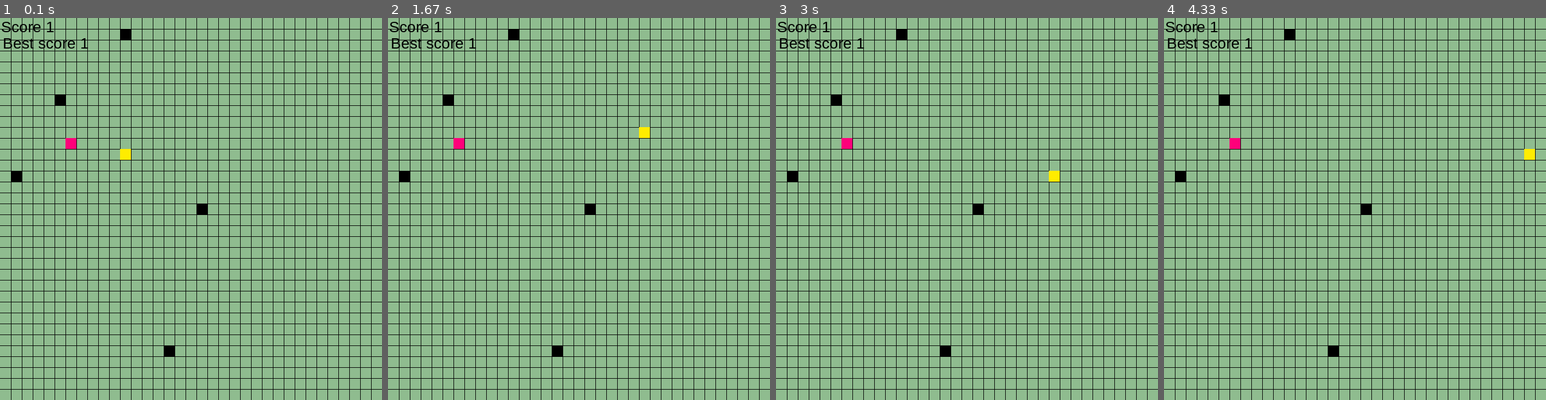
Above: before the commit, frames 1-4 (left to right).
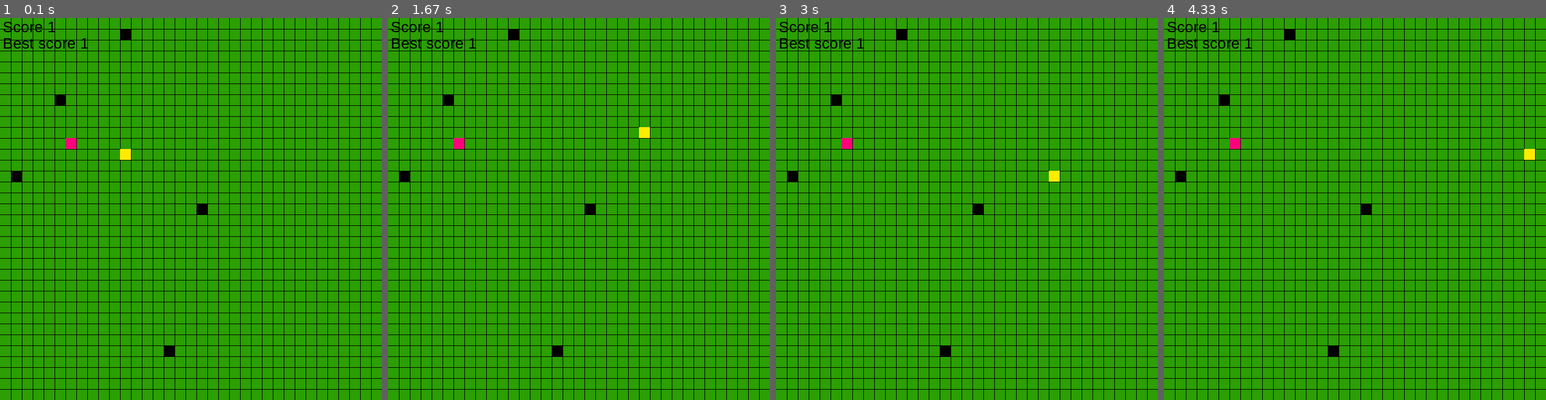
Above: after the commit, the same moments.

Repository: Lolretta/Proyecto_Snake
Game: pygame game, started from Snake.py
Two runs of this game, one before a commit and one after it. Both use one fixed random seed, a clock stepped at 60 frames per second and the inputs below.
Inputs:
- Up to frame 1 (0.1 s): no input
- Up to frame 2 (1.67 s): hold Right 0.33-0.8 s; hold Up 0.83-1.13 s; hold Right 1.17-1.63 s
- Up to frame 3 (3 s): hold Left 1.67-2.2 s; hold Down 2.23-2.53 s; hold Left 2.57-2.97 s
- Up to frame 4 (4.33 s): hold Up 3-3.37 s; hold Right 3.4-4.03 s; hold Down from 4.07 s (still down)

The runs differ from the first frame. In frame 1, 90% of the frame differs, in the area x 0-100%, y 0-100%; in frame 2, 90%; in frame 3, 90%; in frame 4, 90%.

Commit message:
commit on main

Diff:
--- a/Snake.py
+++ b/Snake.py
@@ -10,12 +10,9 @@
 PINK = (255, 0, 122)
 PURPLE = (100, 0, 255)
 YELLOW = (255, 236, 0)
-DSGREEN = (143, 188, 143)
-WHITE = (255,255,255)
+GREEN = (43, 159, 3)
 GRID_SIZE = 20
 
-main_image = pygame.image.load("InicioPagSnake.png")
-pause_image = pygame.image.load("Continuaroquitar.png")
 
 class Snake:
 
@@ -152,8 +149,6 @@
             self.best_score=self.length
         self.length=1
 
-
-
 def message(score):
     root=tk.Tk()
     root.withdraw()
@@ -164,9 +159,6 @@
         pass
 
 
-
-
-
 class Food:
 
     def __init__(self):
@@ -213,7 +205,7 @@
 
 
 def draw_grid(window):
-    window.fill(DSGREEN)
+    window.fill(GREEN)
     x = 0
     y = 0
 
@@ -223,18 +215,6 @@
 
         pygame.draw.line(window, BLACK, (x, 0), (x, WIDTH))
         pygame.draw.line(window, BLACK, (0, y), (HEIGHT, y))
-
-def start_menu(star, window):
-    window.blit(main_image, (0,0))
-    pygame.display.update()
-    for event in pygame.event.get():
-        if event.type == pygame.QUIT:
-            pygame.quit()
-            sys.exit()
-        elif event.type == pygame.KEYDOWN:
-            if event.key:
-                return False
-    return True
 
 def main():
 
@@ -249,8 +229,6 @@
 
     game_font = pygame.font.SysFont("Helvetica", 28)
 
-    start = True
-
     while True:
 
         clock.tick(12)
@@ -262,7 +240,7 @@
         check_food(snake, food, window)
 
         score = game_font.render(f"Score {snake.length}", True, BLACK)
-        window.blit(score, (2, 0))
+        window.blit(score, (5, 0))
         best_score = game_font.render(f"Best score {snake.best_score}", True, BLACK)
         window.blit(best_score, (5, 30))
 
